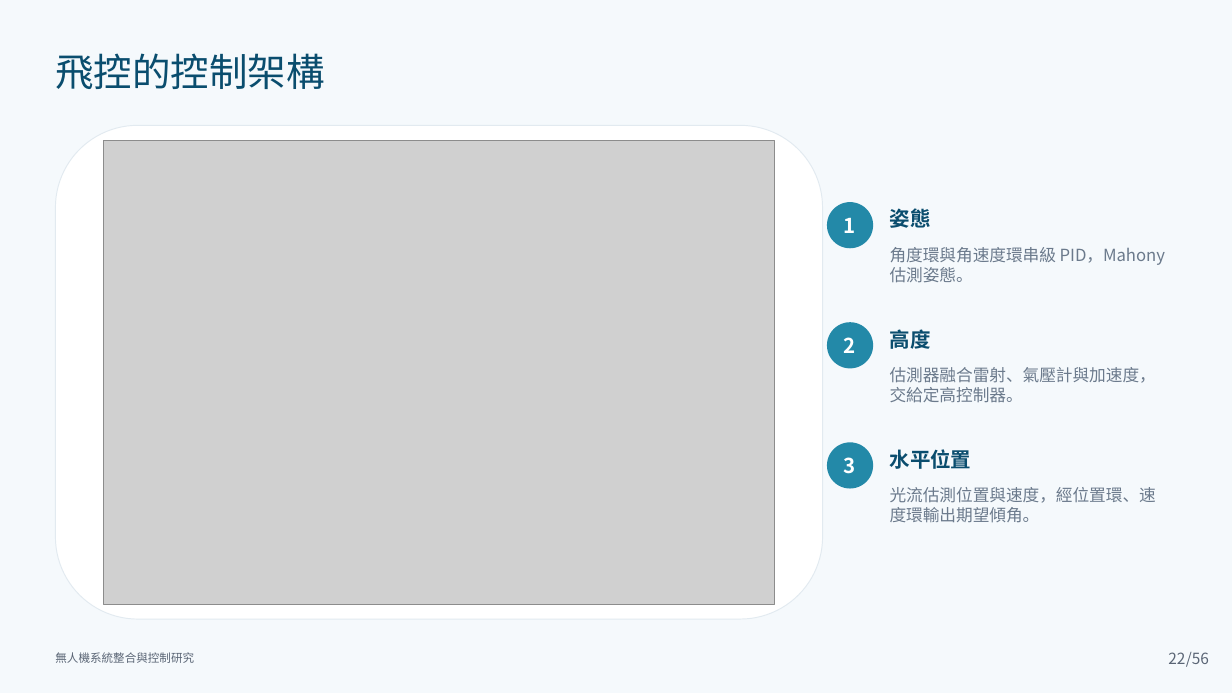
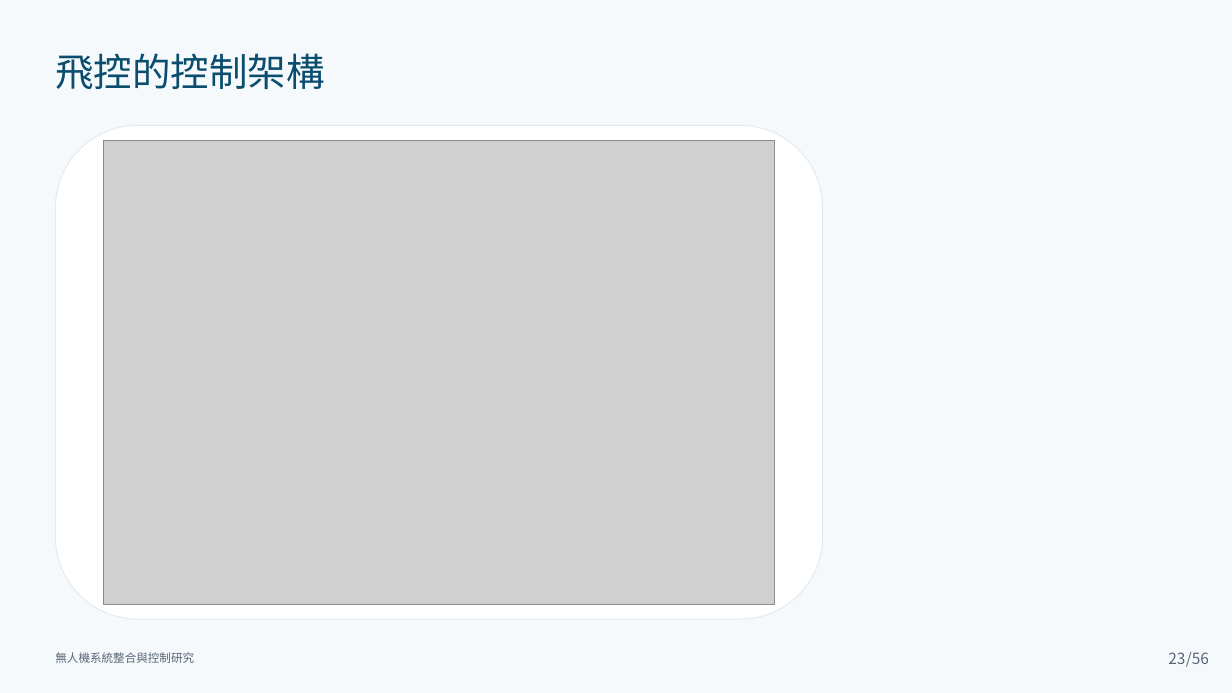
Before and after one commit to lingken1028/-, a slide deck: slide 23 of 無人機系統整合與控制研究_口試簡報 (2).pptx (slide 22 before the commit). Drawn at 1232x693 pixels with LibreOffice and Linux fonts; fonts in the diff are those of the drawing; grey boxes stand for pictures. Boxes give left, top, right and bottom in pixels: in the first picture for what was removed or moved away, otherwise in the second. Text is boxed around its words. In the diff, an @@ line names an element or a change of style, - is before the commit and + after.

```diff
--- a/無人機系統整合與控制研究_口試簡報 (2).pptx
+++ b/無人機系統整合與控制研究_口試簡報 (2).pptx
@@ ellipse removed at (827,202,873,249) @@
@@ text removed at (890,206,931,232) @@
-姿態
@@ text removed at (844,217,856,233) @@
-1
@@ text removed at (890,247,1165,283) @@
-角度環與角速度環串級 PID，Mahony 估測姿態。
@@ ellipse removed at (827,323,873,369) @@
@@ text removed at (890,326,931,352) @@
-高度
@@ text removed at (844,337,856,353) @@
-2
@@ text removed at (890,367,1156,403) @@
-估測器融合雷射、氣壓計與加速度，交給定高控制器。
@@ ellipse removed at (827,443,873,489) @@
@@ text removed at (890,449,972,469) @@
-水平位置
@@ text removed at (844,457,856,474) @@
-3
@@ text removed at (890,487,1156,523) @@
-光流估測位置與速度，經位置環、速度環輸出期望傾角。
@@ page number at (1168,652,1185,664): text changed @@
-22
+23
```
Also in this commit, not shown: 40 other slides changed, 15 slides added.
